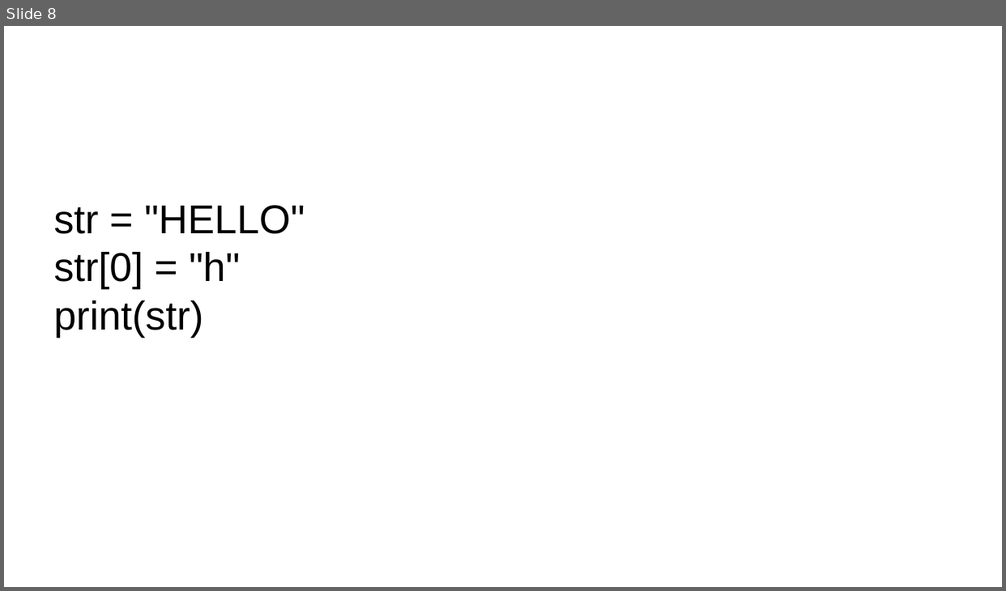
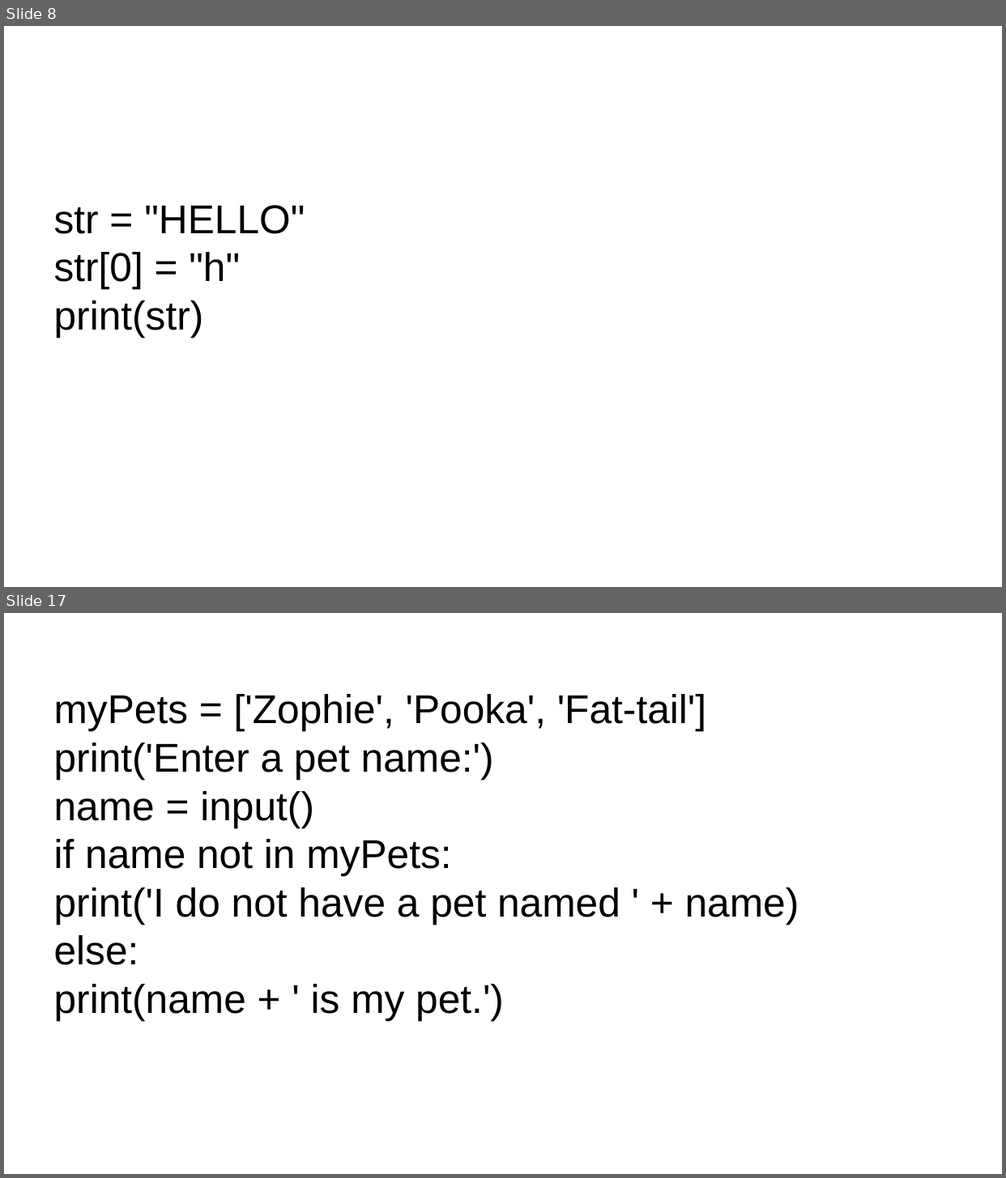
Before and after one commit to ApoorvaJu08/Python-khatmandu, a slide deck: Teaching/Strings.odp. Shown one above the other, each under a label of ours: slide 8 before the commit, slides 8 and 17 after it; the slides between them are not shown. The pictures are 1006x591 and 1006x1178 pixels, drawn with LibreOffice and Linux fonts; fonts in the diff are those of the drawing. Boxes give left, top, right and bottom in pixels: in the first picture for what was removed or moved away, otherwise in the second. Text is boxed around its words. In the diff, an @@ line names an element or a change of style, - is before the commit and + after.

```diff
--- a/Teaching/Strings.odp
+++ b/Teaching/Strings.odp
@@ slide 17 added at (4,613,1002,1174), background #FFFFFF @@
@@ subtitle added at (54,694,799,1021), 32 pt, text #000000 @@
+myPets = ['Zophie', 'Pooka', 'Fat-tail']
+print('Enter a pet name:')
+name = input()
+if name not in myPets:
+print('I do not have a pet named ' + name)
+else:
+print(name + ' is my pet.')
```
Also in this commit, not shown: 14 other slides added, 1 slide removed.
